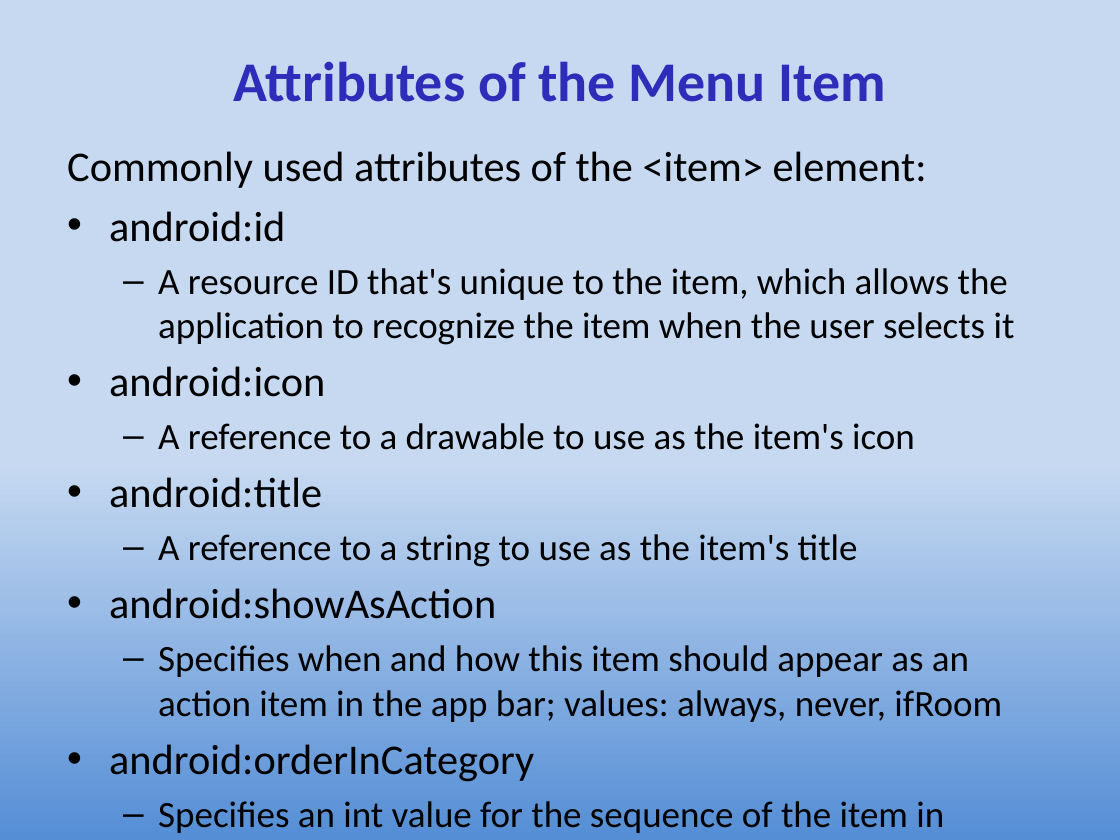
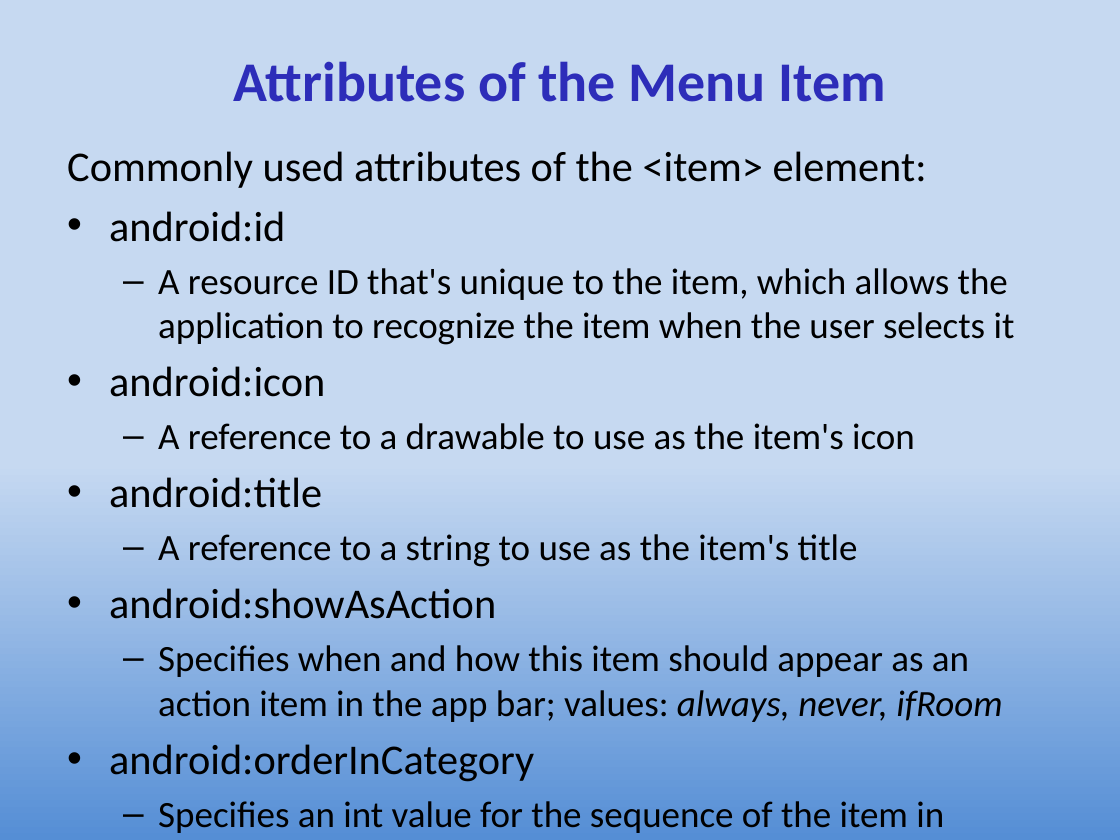
Before and after one commit to UO-CIS/CIS399Android-CourseMaterials, a slide deck: slide 12 of Notes and Slides/CIS399Wk2Day3b-Menu+Settings.pptx (slide 11 before the commit). Drawn at 1120x840 pixels with LibreOffice and Linux fonts; fonts in the diff are those of the drawing. Boxes give left, top, right and bottom in pixels: in the first picture for what was removed or moved away, otherwise in the second. Text is boxed around its words. In the diff, an @@ line names an element or a change of style, - is before the commit and + after.

```diff
--- a/Notes and Slides/CIS399Wk2Day3b-Menu+Settings.pptx
+++ b/Notes and Slides/CIS399Wk2Day3b-Menu+Settings.pptx
@@ text at box(158, 645, 1002, 722): italic on in "always, never, ifRoom" @@
```
Also in this commit, not shown: 12 other slides changed, 6 slides added, 1 slide removed, 9 other files.
